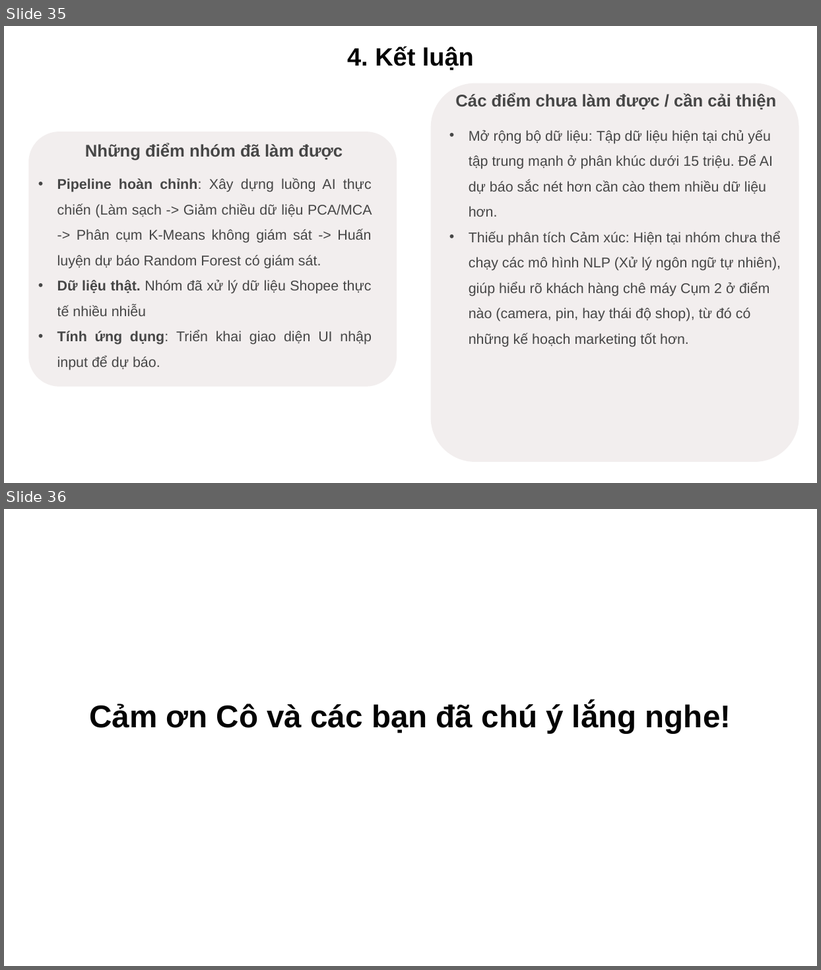
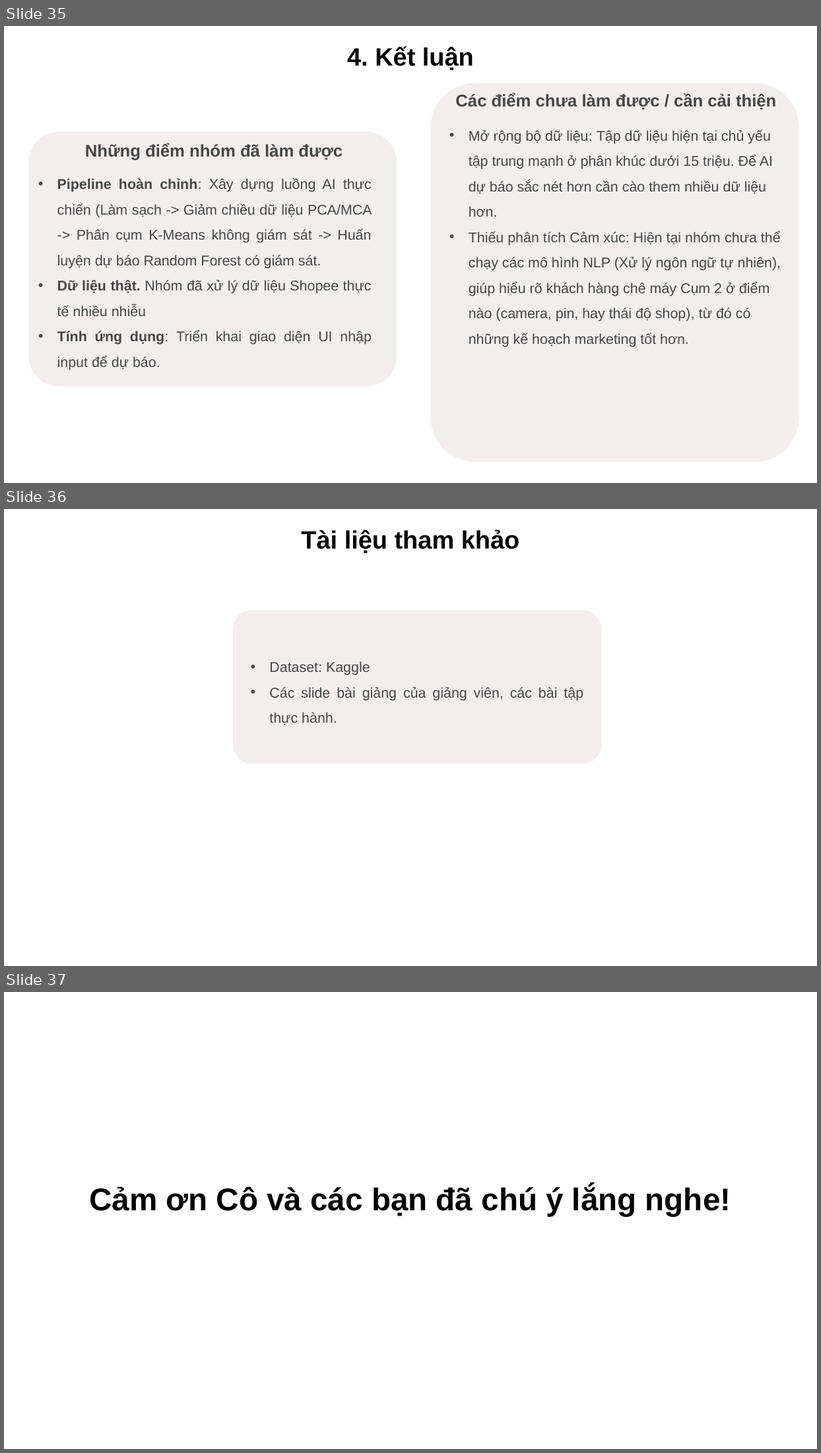
Before and after one commit to lam-vu6868/KhoaHocDuLieu_Anh_Anh_Vu, a slide deck: Anh_Anh_Vu_26TH02.pptx. Shown one above the other, each under a label of ours: slides 35 and 36 before the commit, slides 35, 36 and 37 after it. The pictures are 821x970 and 821x1453 pixels, drawn with LibreOffice and Linux fonts; fonts in the diff are those of the drawing; background and template pictures are left out. Boxes give left, top, right and bottom in pixels: in the first picture for what was removed or moved away, otherwise in the second. Text is boxed around its words. In the diff, an @@ line names an element or a change of style, - is before the commit and + after.

```diff
--- a/Anh_Anh_Vu_26TH02.pptx
+++ b/Anh_Anh_Vu_26TH02.pptx
@@ slide 36 added at <box>4,509,817,966</box>, background #000000; not listed: 1 template element that a slide beside it also shows @@
@@ text added at <box>301,529,520,553</box>, 35.5 pt, text #030303, bold @@
+Tài liệu tham khảo
@@ rounded rectangle added at <box>233,610,602,764</box>, fill #F2EEEE @@
@@ text added at <box>269,661,583,725</box>, 20 pt, text #464646 @@
+• Dataset: Kaggle
+• Các slide bài giảng của giảng viên, các bài tập thực hành.
@@ what was slide 36 is now slide 37 @@
```
Also in this commit, not shown: 1 slide changed, 1 other file.
